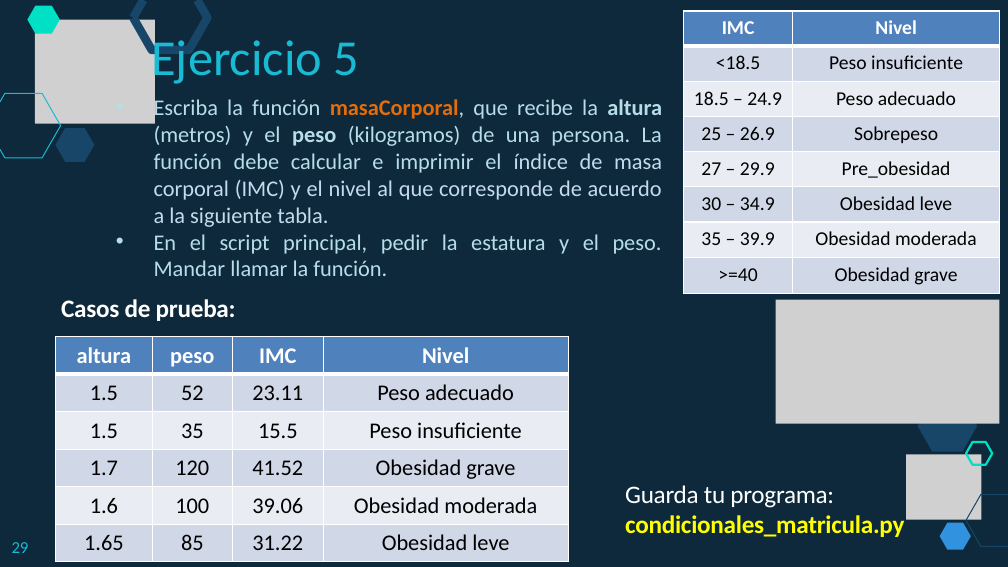
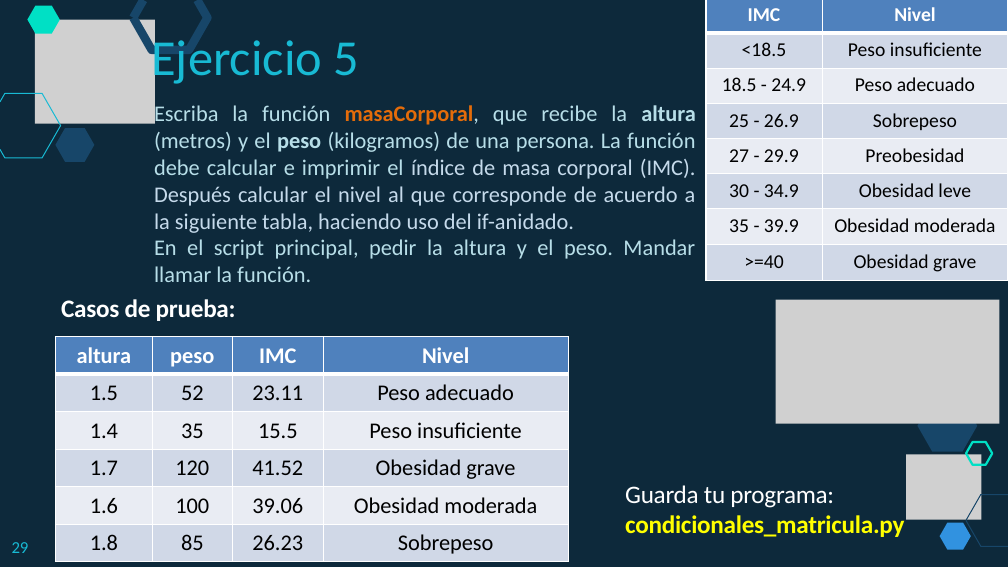
Before and after one commit to lizetheP/PensamientoC, a slide deck: slide 29 of Calendario2019/Presentaciones/Semana2/2_5_CondicionalesF.pptx. Drawn at 1008x567 pixels with LibreOffice and Linux fonts; fonts in the diff are those of the drawing; grey boxes stand for pictures. Boxes give left, top, right and bottom in pixels: in the first picture for what was removed or moved away, otherwise in the second. Text is boxed around its words. In the diff, an @@ line names an element or a change of style, - is before the commit and + after.

```diff
--- a/Calendario2019/Presentaciones/Semana2/2_5_CondicionalesF.pptx
+++ b/Calendario2019/Presentaciones/Semana2/2_5_CondicionalesF.pptx
@@ table at (706, 0, 1007, 280) @@
-row 3, column 1: 18.5 – 24.9
+row 3, column 1: 18.5 - 24.9
-row 4, column 1: 25 – 26.9
+row 4, column 1: 25 - 26.9
-row 5, column 1: 27 – 29.9
+row 5, column 1: 27 - 29.9
-row 5, column 2: Pre_obesidad
+row 5, column 2: Preobesidad
-row 6, column 1: 30 – 34.9
+row 6, column 1: 30 - 34.9
-row 7, column 1: 35 – 39.9
+row 7, column 1: 35 - 39.9
@@ table: place and size @@
-table at (683, 11, 999, 293)
+table at (706, 0, 1007, 280)
@@ text at (154, 102, 696, 282): text changed @@
-• Escriba la función masaCorporal, que recibe la altura (metros) y el peso (kilogramos) de una persona. La función debe calcular e imprimir el índice de masa corporal (IMC) y el nivel al que corresponde de acuerdo a la siguiente tabla.
-• En el script principal, pedir la estatura y el peso. Mandar llamar la función.
+Escriba la función masaCorporal, que recibe la altura (metros) y el peso (kilogramos) de una persona. La función debe calcular e imprimir el índice de masa corporal (IMC). Después calcular el nivel al que corresponde de acuerdo a la siguiente tabla, haciendo uso del if-anidado.
+En el script principal, pedir la altura y el peso. Mandar llamar la función.
@@ table at (55, 337, 569, 558) @@
-row 3, column 1: 1.5
+row 3, column 1: 1.4
-row 6: 1.65 | 85 | 31.22 | Obesidad leve
+row 6: 1.8 | 85 | 26.23 | Sobrepeso
```
Also in this commit, not shown: 6 other slides changed, 1 other file.
